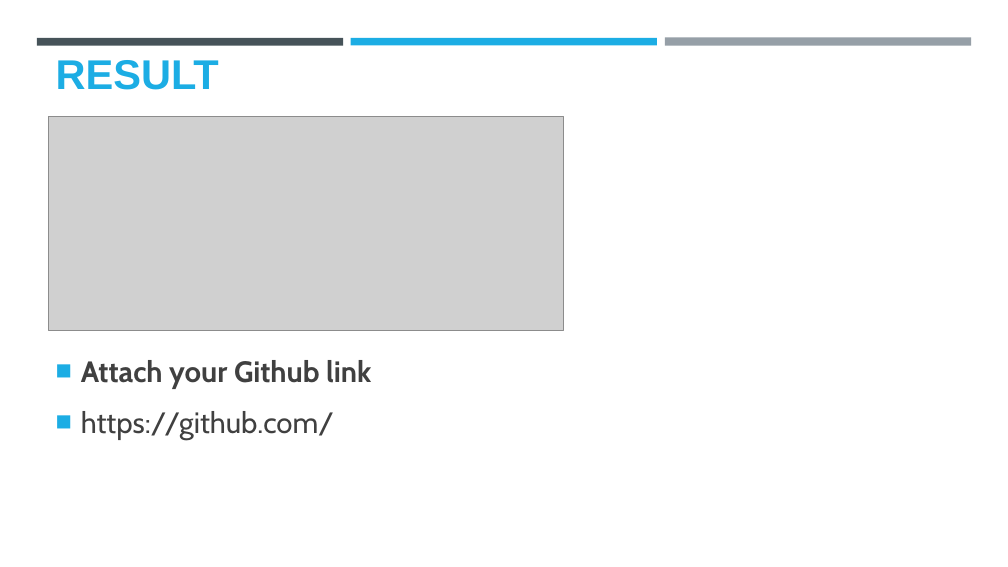
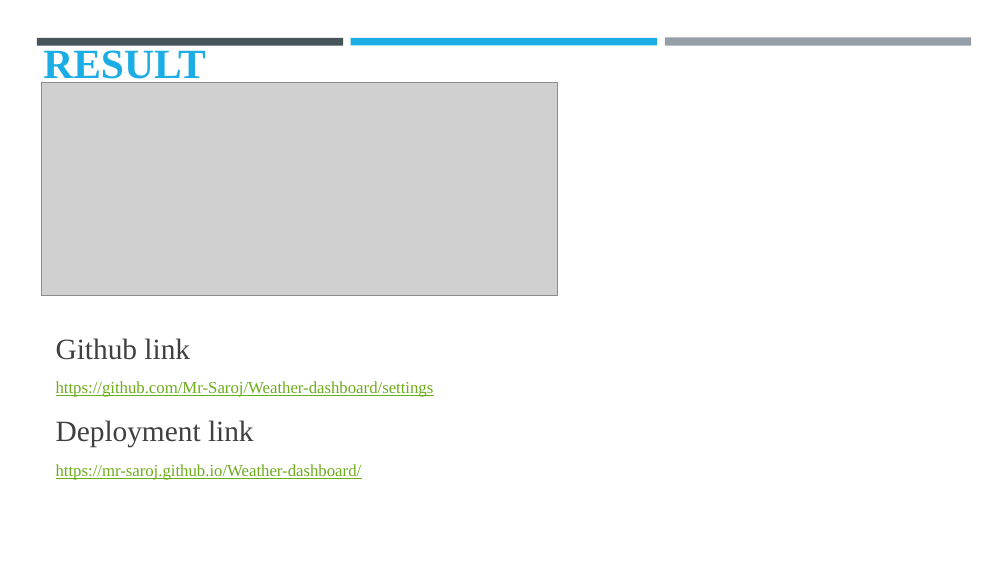
Before and after one commit to Mr-Saroj/Weather-dashboard, a slide deck: slide 6 of Weather-dashboard.pptx. Drawn at 1008x567 pixels with LibreOffice and Linux fonts; fonts in the diff are those of the drawing; grey boxes stand for pictures; background and template pictures are left out. Boxes give left, top, right and bottom in pixels: in the first picture for what was removed or moved away, otherwise in the second. Text is boxed around its words. In the diff, an @@ line names an element or a change of style, - is before the commit and + after.

```diff
--- a/Weather-dashboard.pptx
+++ b/Weather-dashboard.pptx
@@ title "RESULT": place and size @@
-title "RESULT" at [56,60,219,90]
+title "RESULT" at [43,45,205,86]
@@ title "RESULT" at [43,45,205,86]: font Arial to Times New Roman @@
@@ picture: place and size @@
-picture at [48,116,564,330]
+picture at [42,82,557,296]
@@ text at [56,338,434,480]: text changed; size 28 to 16 pt; font Cabin to Times New Roman; text colour #404040 to #6EAC1C; bold off @@
-■ Attach your Github link
-■ https://github.com/
+Github link
+https://github.com/Mr-Saroj/Weather-dashboard/settings
+Deployment link
+https://mr-saroj.github.io/Weather-dashboard/
```
Also in this commit, not shown: 9 other slides changed.
